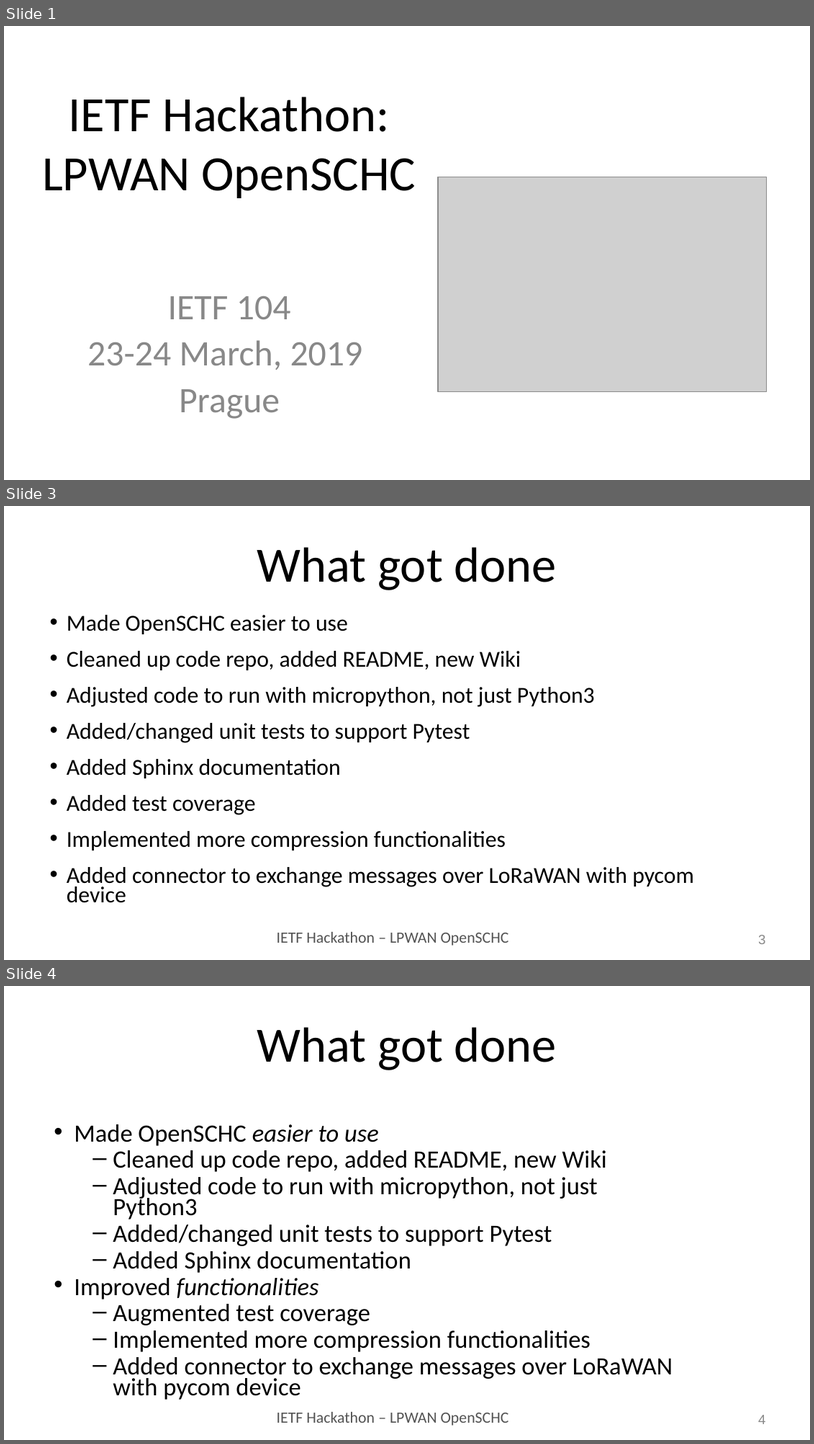
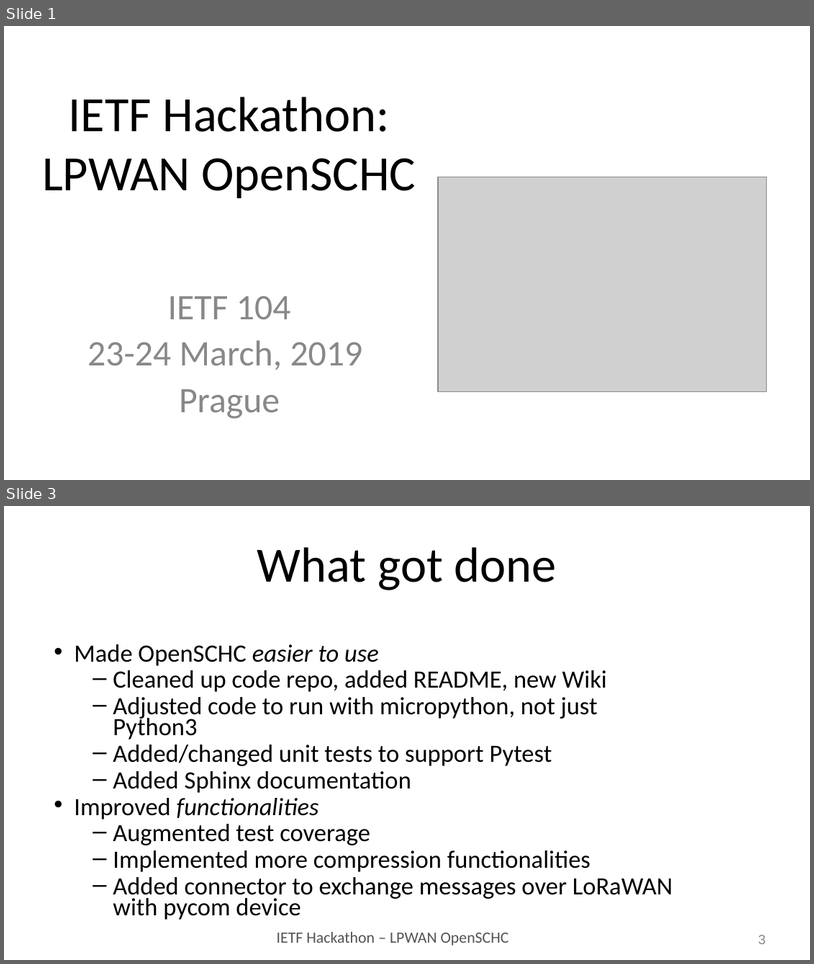
Before and after one commit to IETF-Hackathon/ietf104-project-presentations, a slide deck: LPWAN-hackathon104-presentation-00.pptx. Shown one above the other, each under a label of ours: slides 1, 3 and 4 before the commit, slides 1 and 3 after it; the slides between them are not shown. The pictures are 814x1444 and 814x964 pixels, drawn with LibreOffice and Linux fonts; fonts in the diff are those of the drawing; grey boxes stand for pictures. Boxes give left, top, right and bottom in pixels: in the first picture for what was removed or moved away, otherwise in the second. Text is boxed around its words. In the diff, an @@ line names an element or a change of style, - is before the commit and + after.

```diff
--- a/LPWAN-hackathon104-presentation-00.pptx
+++ b/LPWAN-hackathon104-presentation-00.pptx
@@ slide 3 removed at [4,506,810,960], background #FFFFFF; not listed: 1 template element that a slide beside it also shows @@
@@ title removed at [257,547,556,590] @@
-What got done
@@ text removed at [67,615,694,903] @@
-• Made OpenSCHC easier to use
-• Cleaned up code repo, added README, new Wiki
-• Adjusted code to run with micropython, not just Python3
-• Added/changed unit tests to support Pytest
-• Added Sphinx documentation
-• Added test coverage
-• Implemented more compression functionalities
-• Added connector to exchange messages over LoRaWAN with pycom device
@@ page number removed at [759,934,766,944] @@
-3
@@ what was slide 4 is now slide 3 @@
@@ page number at [759,934,766,944]: text changed @@
-4
+3
```
Also in this commit, not shown: 1 slide changed.
